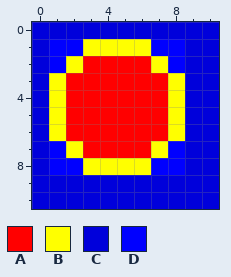
Pixel-art sprite: spritebuild/sprite8.png. Above: the version before the commit.
The file is 11x11 pixels.
Palette (. is transparent): A #ff0000  B #ffff00  C #0000db  D #0000ff
New version:
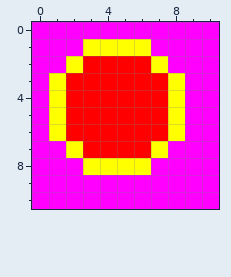
From old to new:
colour C: #0000db -> #ff00ff
y 1: x 1..2 DD -> CC; x 7..8 DD -> CC
y 2: x 1 D -> C; x 8 D -> C
y 7: x 1 D -> C; x 8 D -> C
y 8: x 1..2 DD -> CC; x 7..8 DD -> CC
